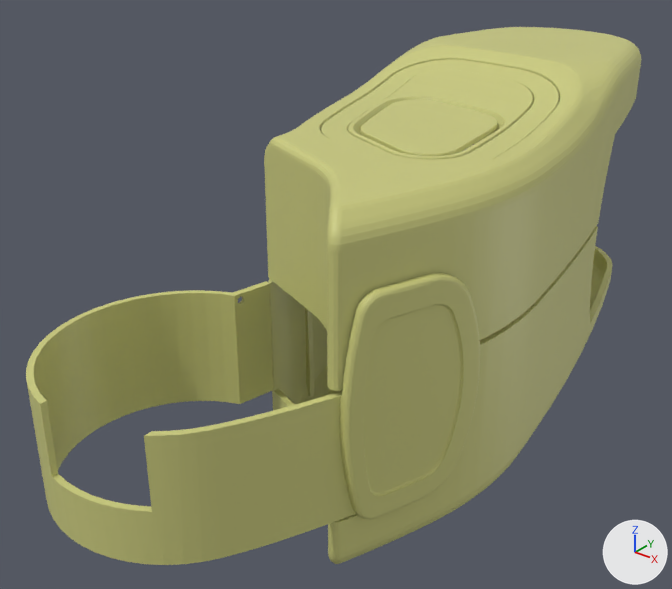
The COLLADA model scenes/dae/Body_LKP_vis.dae as it was, and as the next commit left it.
The view is the same before and after, from a 50 mm camera at (0.225, -0.191, 0.151) aimed at (-0.011, 0.104, -0.032). Every picture has the same lights, and +X, +Y and +Z are marked at lower right. Vertices at the same position are counted once.

The first picture shows 'node'.
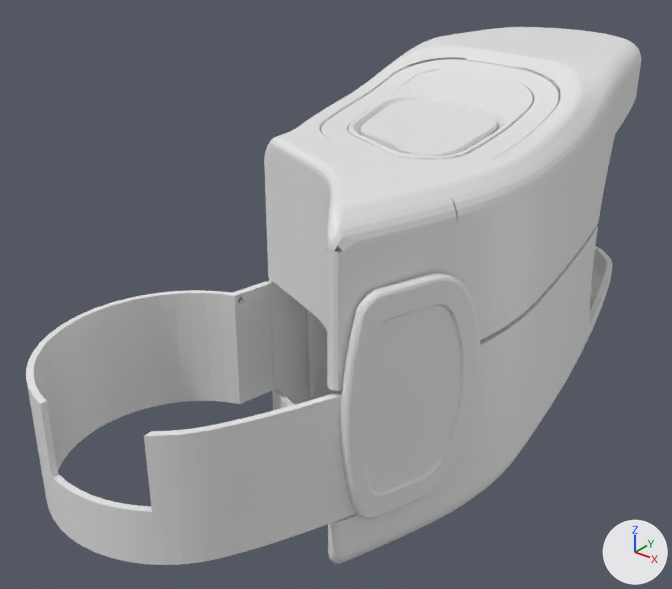
Changed parts and their boxes (x1, y1, x2, y2) in the pictures (672 x 589 px):
part 1 of me_shape0, cut back
    before: (233, 27, 641, 564)
    after: (234, 45, 641, 523)
part 2 of me_shape0, recoloured (yellow to grey)
    both: (26, 27, 641, 565)

Patch to the scene script:
```diff
--- a/scenes/dae/Body_LKP_vis.dae.py
+++ b/scenes/dae/Body_LKP_vis.dae.py
@@ me_shape0 @@
 # used by ob_node; location = (0.0, 0.0, 0.0)
-me_shape0.from_pydata(...)  # 12057 vertices, 24273 faces; spans x -0.051..0.084, y -0.051..0.326, z -0.091..0.062
+me_shape0.from_pydata(...)  # 6358 vertices, 12402 faces; spans x -0.051..0.084, y -0.051..0.326, z -0.091..0.062
+# me_shape0 part 1: 79 vertices moved within x -0.048..0.084, y 0.02..0.322, z -0.091..0.062; 5699 vertices removed from x -0.05..0.084, y 0.012..0.325, z -0.091..0.062
+# me_shape0 part 2: 6800 faces spanning x -0.051..0.084, y -0.051..0.326, z -0.091..0.062 switch from mat_vertex_colours to no material
```
